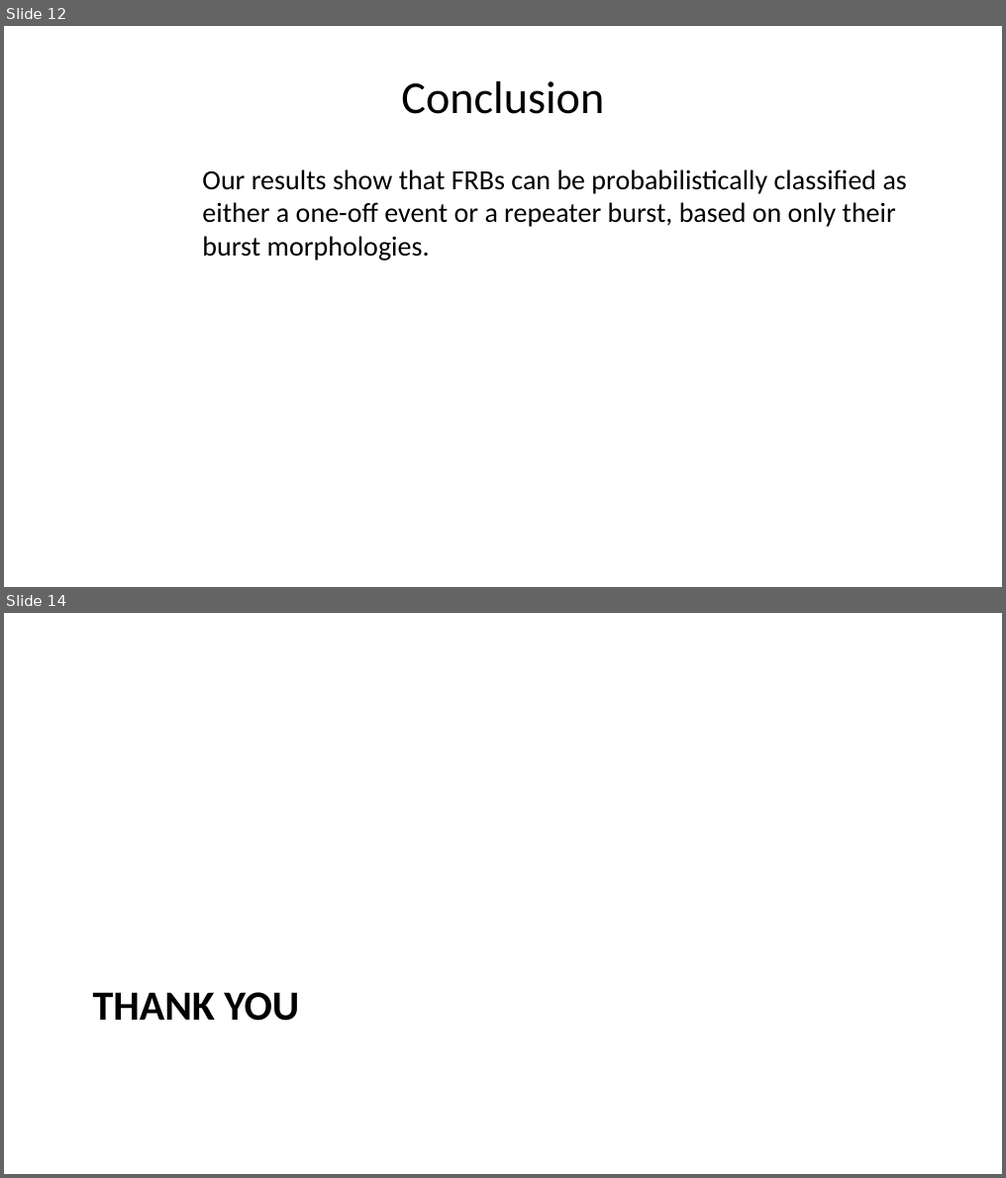
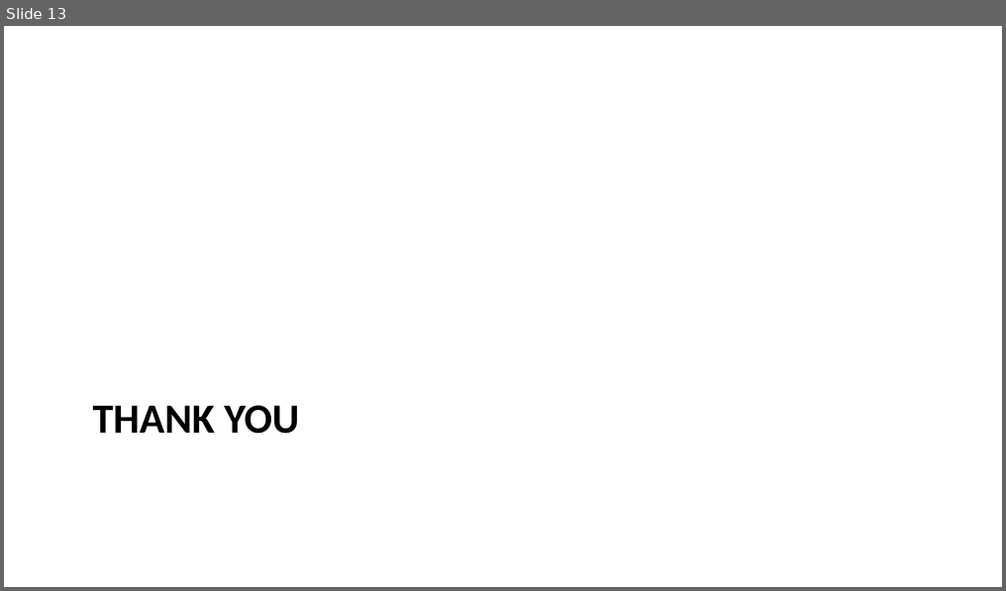
Before and after one commit to Thaza-Kun/sarjana, a slide deck: docs/slides/andersen_2023/slides.pptx. Shown one above the other, each under a label of ours: slides 12 and 14 before the commit, slide 13 after it; the slides between them are not shown. The pictures are 1006x1178 and 1006x591 pixels, drawn with LibreOffice and Linux fonts; fonts in the diff are those of the drawing. Boxes give left, top, right and bottom in pixels: in the first picture for what was removed or moved away, otherwise in the second. Text is boxed around its words. In the diff, an @@ line names an element or a change of style, - is before the commit and + after.

Commit message:
✨ NEW Focus on some repeaters

```diff
--- a/docs/slides/andersen_2023/slides.pptx
+++ b/docs/slides/andersen_2023/slides.pptx
@@ slide 12 removed at bbox=[4, 26, 1002, 587], background #FFFFFF @@
@@ title removed at bbox=[401, 81, 604, 114] @@
-Conclusion
@@ text removed at bbox=[202, 170, 907, 261] @@
-Our results show that FRBs can be probabilistically classified as either a one-off event or a repeater burst, based on only their burst morphologies.
@@ what was slide 14 is now slide 13 @@
```
Also in this commit, not shown: 3 slides changed, 12 slides added, 11 other slides removed, 20 other files.
